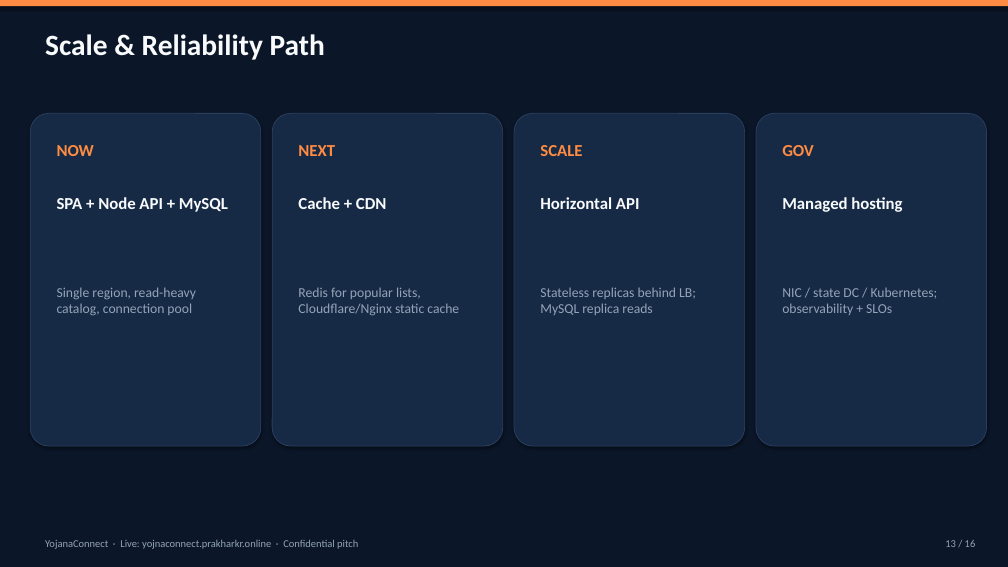
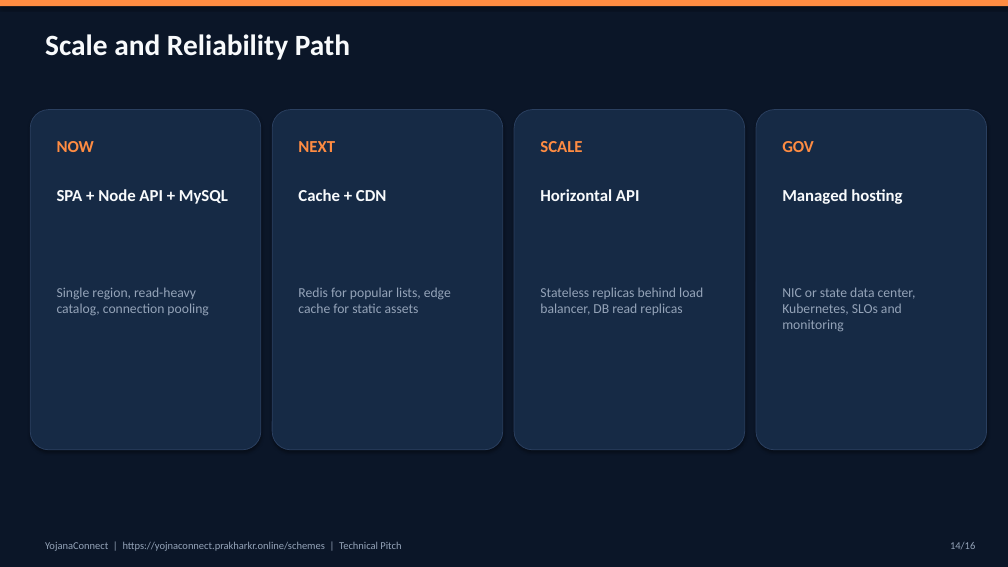
Before and after one commit to pawani-2502/YOJNA-CONNECT, a slide deck: slide 14 of pitch/YojnaConnect-TechPitch.pptx (slide 13 before the commit). Drawn at 1008x567 pixels with LibreOffice and Linux fonts; fonts in the diff are those of the drawing. Boxes give left, top, right and bottom in pixels: in the first picture for what was removed or moved away, otherwise in the second. Text is boxed around its words. In the diff, an @@ line names an element or a change of style, - is before the commit and + after.

```diff
--- a/pitch/YojnaConnect-TechPitch.pptx
+++ b/pitch/YojnaConnect-TechPitch.pptx
@@ text at (45, 34, 350, 60): text changed @@
-Scale & Reliability Path
+Scale and Reliability Path
@@ rounded rectangle: place and size @@
-rounded rectangle at (30, 113, 261, 446)
+rounded rectangle at (30, 110, 261, 450)
@@ rounded rectangle: place and size @@
-rounded rectangle at (272, 113, 503, 446)
+rounded rectangle at (272, 110, 503, 450)
@@ rounded rectangle: place and size @@
-rounded rectangle at (514, 113, 745, 446)
+rounded rectangle at (514, 110, 745, 450)
@@ rounded rectangle: place and size @@
-rounded rectangle at (756, 113, 987, 446)
+rounded rectangle at (756, 110, 987, 450)
@@ 4 texts: place and size @@
-4 texts at (57, 145, 814, 156)
+4 texts at (57, 141, 814, 152)
@@ 4 texts: place and size @@
-4 texts at (57, 197, 902, 212)
+4 texts at (57, 189, 902, 204)
@@ text at (57, 287, 208, 315): text changed @@
-Single region, read-heavy catalog, connection pool
+Single region, read-heavy catalog, connection pooling
@@ text at (298, 287, 451, 313): text changed @@
-Redis for popular lists, Cloudflare/Nginx static cache
+Redis for popular lists, edge cache for static assets
@@ text at (540, 287, 703, 315): text changed @@
-Stateless replicas behind LB; MySQL replica reads
+Stateless replicas behind load balancer, DB read replicas
@@ text at (782, 287, 916, 331): text changed @@
-NIC / state DC / Kubernetes; observability + SLOs
+NIC or state data center, Kubernetes, SLOs and monitoring
@@ text at (45, 542, 401, 551): text changed @@
-YojanaConnect · Live: yojnaconnect.prakharkr.online · Confidential pitch
+YojanaConnect | https://yojnaconnect.prakharkr.online/schemes | Technical Pitch
@@ text at (950, 542, 975, 549): text changed @@
-13 / 16
+14/16
```
Also in this commit, not shown: 14 other slides changed, 1 slide added, 1 slide removed, 1 other file.
